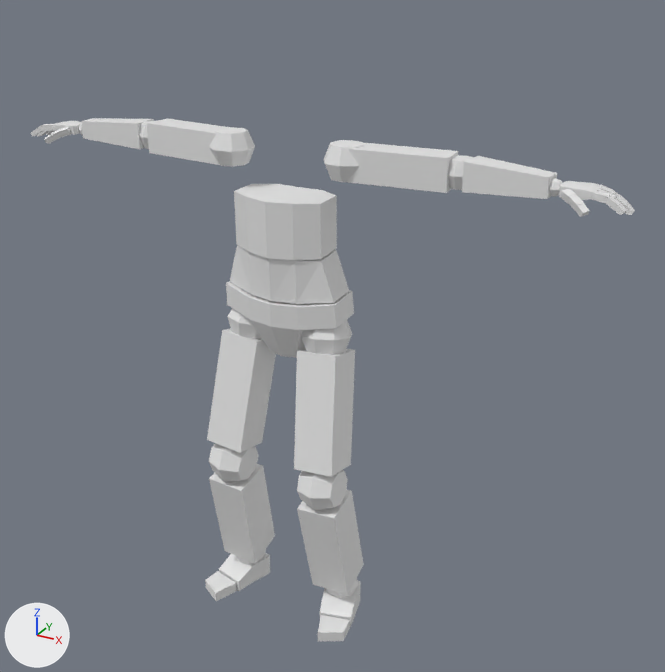
The Blender file Human.blend: old version first, new version second.
The view is the same before and after, from a camera (50 mm lens) standing at (1.42, -2.27, 2.17) and looking at (0.13, 0.06, 1.0). Every picture has the same lights, and +X, +Y and +Z are marked at lower left.

Names of what the first picture shows: 'Arms'.
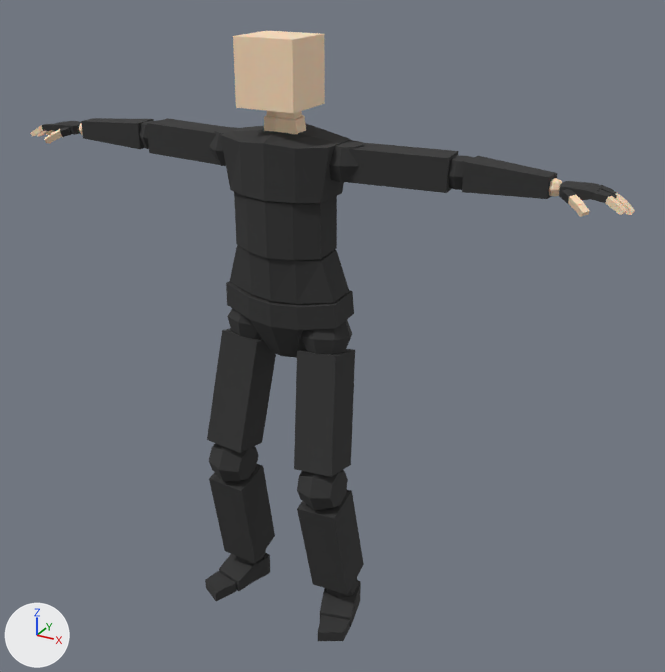
Location of each change, (x1, y1, x2, y2) in pixels of the pictures (665 x 672 px):
'Cube.003', shown: after (220, 31, 351, 203)
part 1 of me_cube_003, recoloured (black): after (220, 123, 351, 203)
part 2 of me_cube_003, recoloured: after (264, 111, 306, 134)
part 3 of me_cube_003, recoloured (beige): after (292, 34, 325, 113)
part 4 of me_cube_003, recoloured (beige): after (236, 31, 320, 40)
part 5 of me_cube_003, recoloured (beige): after (233, 36, 294, 113)
part 6 of me_cube_002, recoloured (grey to black): (42, 118, 617, 641) in both
part 7 of me_cube_002, recoloured (white to beige): (30, 123, 635, 217) in both

Patch to the scene script:
```diff
--- a/Human.blend.py
+++ b/Human.blend.py
@@ me_cube_003 @@
 me_cube_003.from_pydata(...)  # 46 vertices, 32 faces; spans x 0.0..0.183, y -0.106..0.1, z 1.464..1.911
 # used by ob_cube_003; location = (0.0, 0.0, 0.0)
+# me_cube_003 part 1: all 14 faces centred in x 0.046..0.169, y -0.095..0.098, z 1.464..1.648 switch from no material to mat_clothes (black #333333)
+# me_cube_003 part 2: 10 of the faces centred in x 0.022..0.055, y -0.025..0.051, z 1.636..1.718 switch from no material to mat_skin (beige #ffdebb)
+# me_cube_003 part 3: 5 of the faces centred in x 0.019..0.095, y -0.023..0.081, z 1.801..1.814 switch from no material to mat_skin (beige #ffdebb)
+# me_cube_003 part 4: 2 of the faces centred in x 0.017..0.047, y -0.006..0.008, z 1.883..1.911 switch from no material to mat_skin (beige #ffdebb)
+# me_cube_003 part 5: 1 of the faces centred in x 0.047, y -0.093, z 1.814 switch from no material to mat_skin (beige #ffdebb)
@@ me_cube_002 @@
 me_cube_002.from_pydata(...)  # 436 vertices, 382 faces; spans x 0.0..1.0, y -0.18..0.12, z 0.0..1.62
 # used by ob_arms; location = (0.0, 0.0, 0.0)
+# me_cube_002 part 6: 270 of the faces centred in x 0.02..0.95, y -0.16..0.11, z 0.0..1.62 switch from no material to mat_clothes (black #333333)
+# me_cube_002 part 7: 112 of the faces centred in x 0.78..1.0, y -0.05..0.09, z 1.53..1.59 switch from no material to mat_skin (beige #ffdebb)
@@ ob_cube_003 @@
 _m = ob_cube_003.modifiers.new('Mirror', 'MIRROR')
 _m.use_clip = True
-ob_cube_003.hide_set(True)
```
